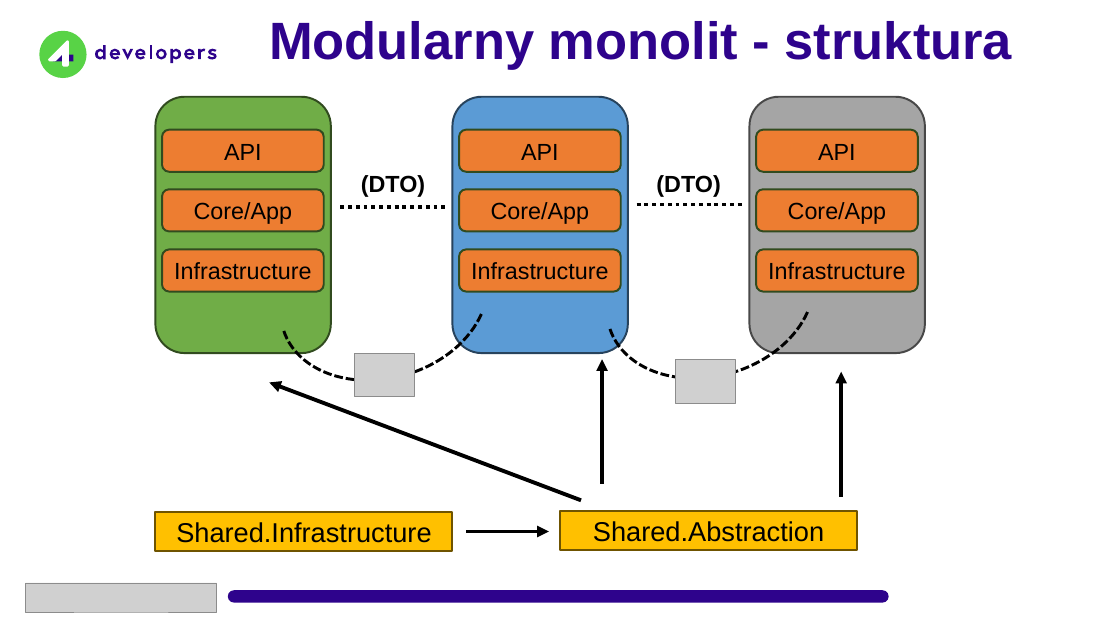
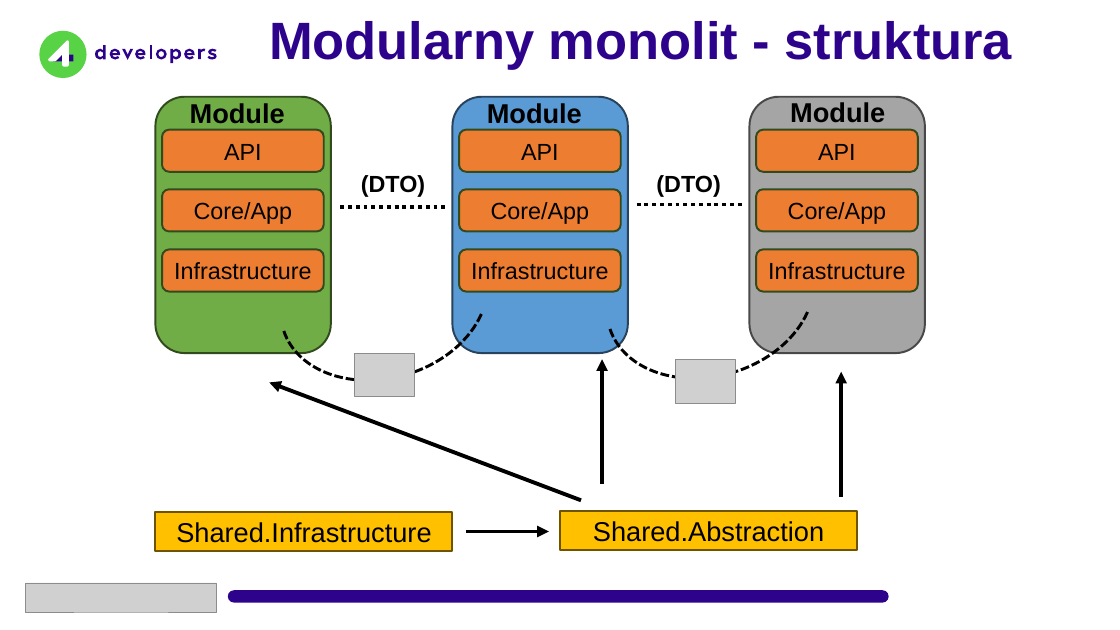
Before and after one commit to kamil-wysocki/4dev2024, a slide deck: slide 7 of 4Developers 2024.pptx. Drawn at 1120x630 pixels with LibreOffice and Linux fonts; fonts in the diff are those of the drawing; grey boxes stand for pictures; background and template pictures are left out. Boxes give left, top, right and bottom in pixels: in the first picture for what was removed or moved away, otherwise in the second. Text is boxed around its words. In the diff, an @@ line names an element or a change of style, - is before the commit and + after.

```diff
--- a/4Developers 2024.pptx
+++ b/4Developers 2024.pptx
@@ text added at [190,103,285,124], 28 pt, text #000000, bold @@
+Module
@@ text added at [487,103,582,124], 28 pt, text #000000, bold @@
+Module
@@ text added at [790,102,885,122], 28 pt, text #000000, bold @@
+Module
```
Also in this commit, not shown: 4 other slides changed.
